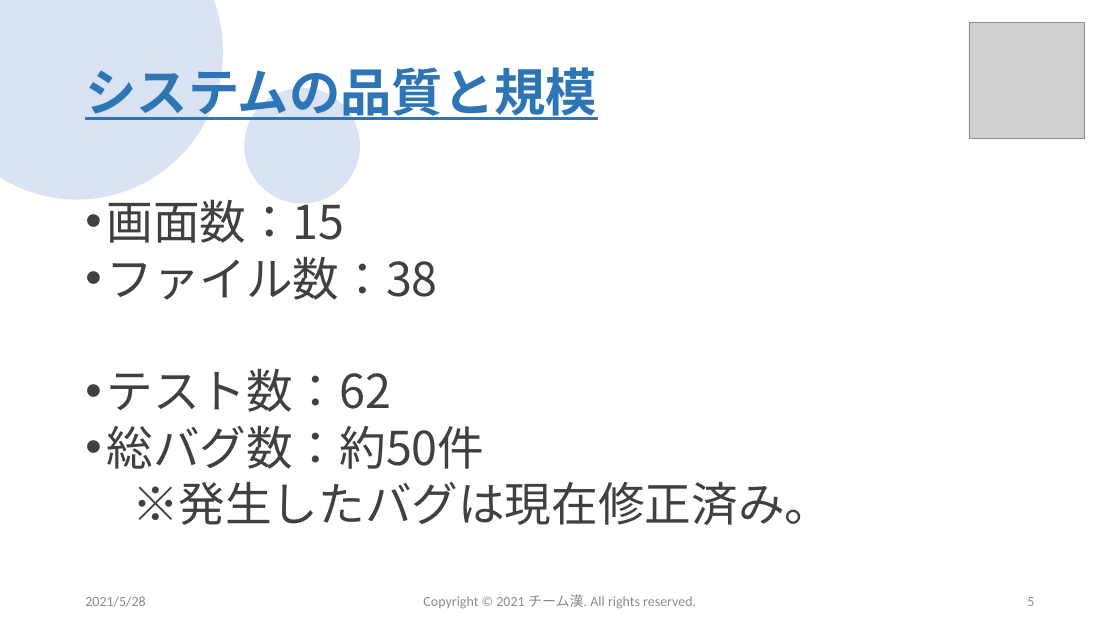
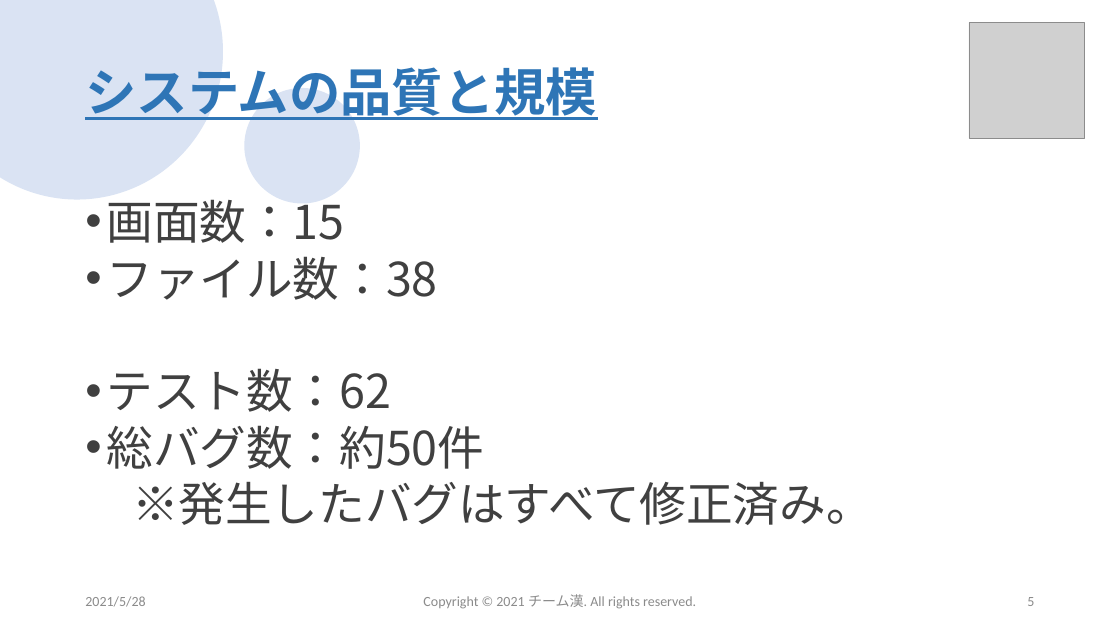
Before and after one commit to sss-sr2021/GUYS, a slide deck: slide 5 of 提出物/チーム漢_成果発表会プレゼン資料.pptx. Drawn at 1120x630 pixels with LibreOffice and Linux fonts; fonts in the diff are those of the drawing; grey boxes stand for pictures; background and template pictures are left out. Boxes give left, top, right and bottom in pixels: in the first picture for what was removed or moved away, otherwise in the second. Text is boxed around its words. In the diff, an @@ line names an element or a change of style, - is before the commit and + after.

```diff
--- a/提出物/チーム漢_成果発表会プレゼン資料.pptx
+++ b/提出物/チーム漢_成果発表会プレゼン資料.pptx
@@ text at (132,482,873,525): text changed @@
-※発生したバグは現在修正済み。
+※発生したバグはすべて修正済み。
```
Also in this commit, not shown: 4 other slides changed.
